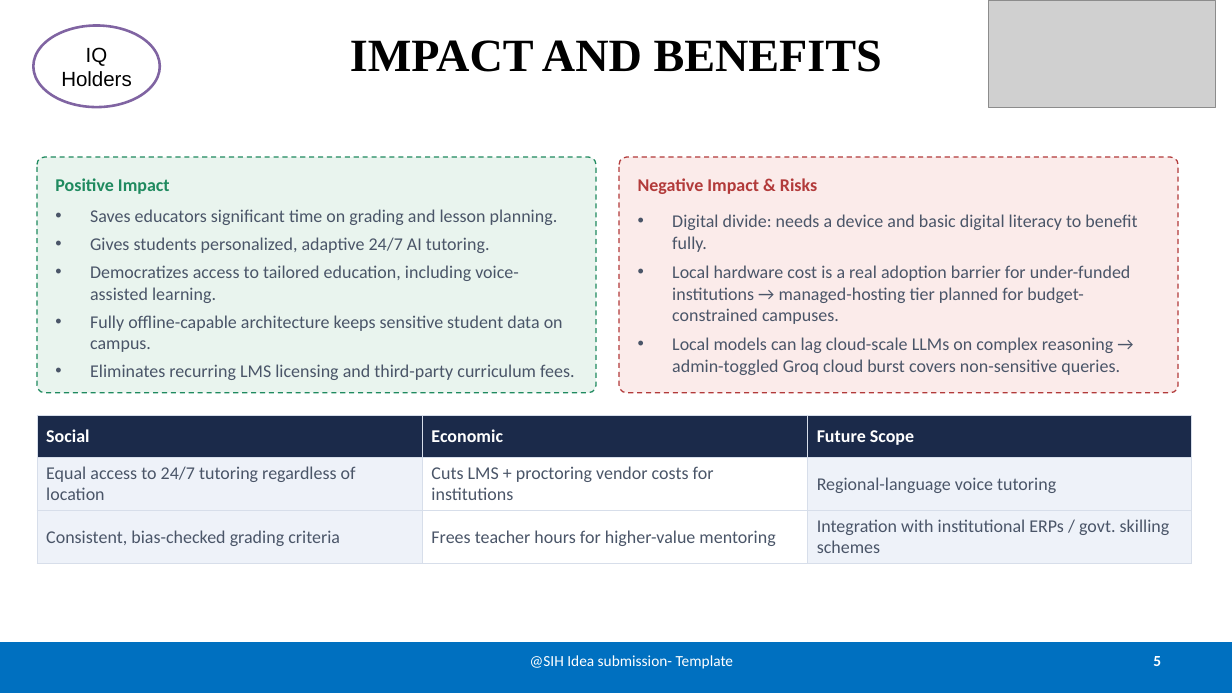
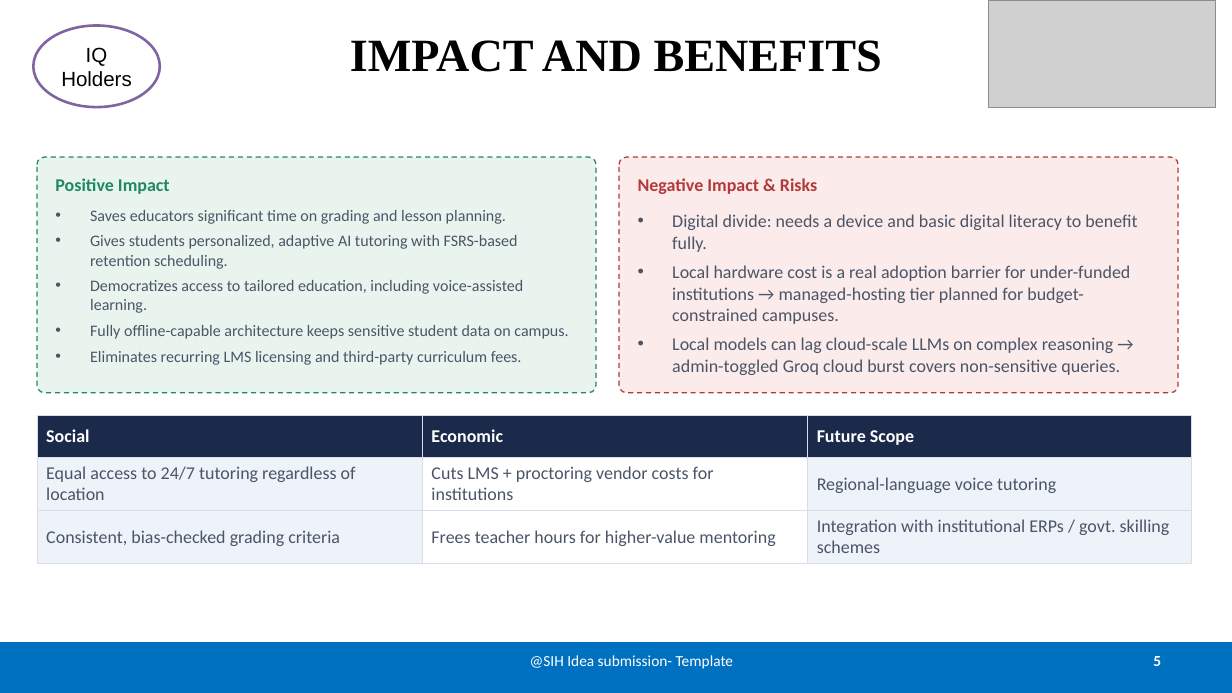
Before and after one commit to VRK1106/Talent-Management-Platform-for-Employee-Performance-and-Career-Growth, a slide deck: slide 5 of SIH/Open_Innovation_Optimized.pptx. Drawn at 1232x693 pixels with LibreOffice and Linux fonts; fonts in the diff are those of the drawing; grey boxes stand for pictures. Boxes give left, top, right and bottom in pixels: in the first picture for what was removed or moved away, otherwise in the second. Text is boxed around its words. In the diff, an @@ line names an element or a change of style, - is before the commit and + after.

```diff
--- a/SIH/Open_Innovation_Optimized.pptx
+++ b/SIH/Open_Innovation_Optimized.pptx
@@ text "Saves educators significant time on ..." at (90,210,568,365): vertical alignment middle to top @@
@@ text at (90,235,518,269): text changed; size 14 to 12.5 pt @@
-• Gives students personalized, adaptive 24/7 AI tutoring.
+• Gives students personalized, adaptive AI tutoring with FSRS-based retention scheduling.
@@ text at (90,210,568,365): size 14 to 12.5 pt in "Saves educators significant time on grading and ...", "Democratizes access to tailored education, including voice-a ...", "Fully offline-capable architecture keeps sensitive student d ...", "Eliminates recurring LMS licensing and third-party curriculu ..." @@
```
Also in this commit, not shown: 3 other slides changed, 4 other files.
